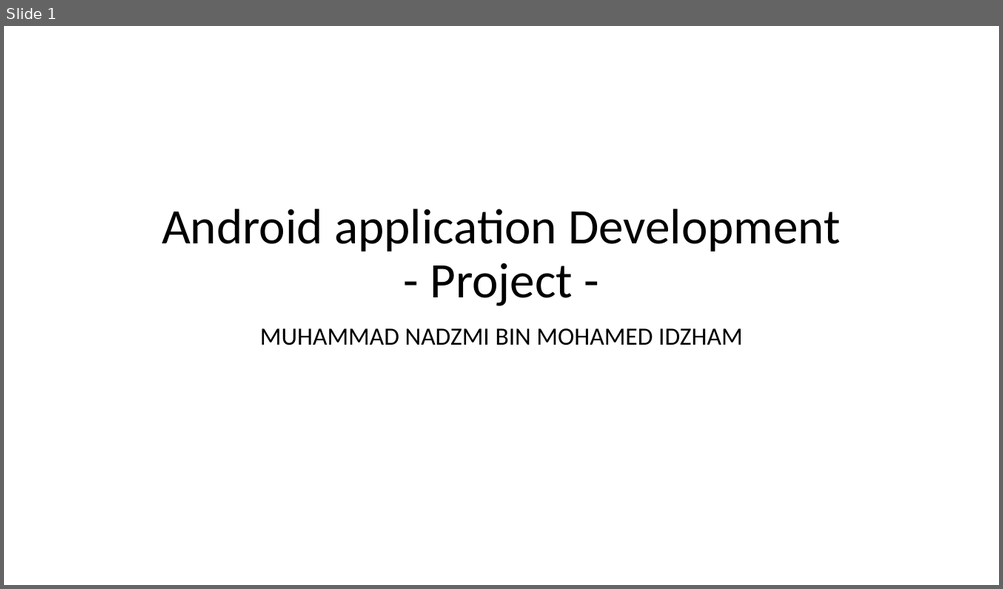
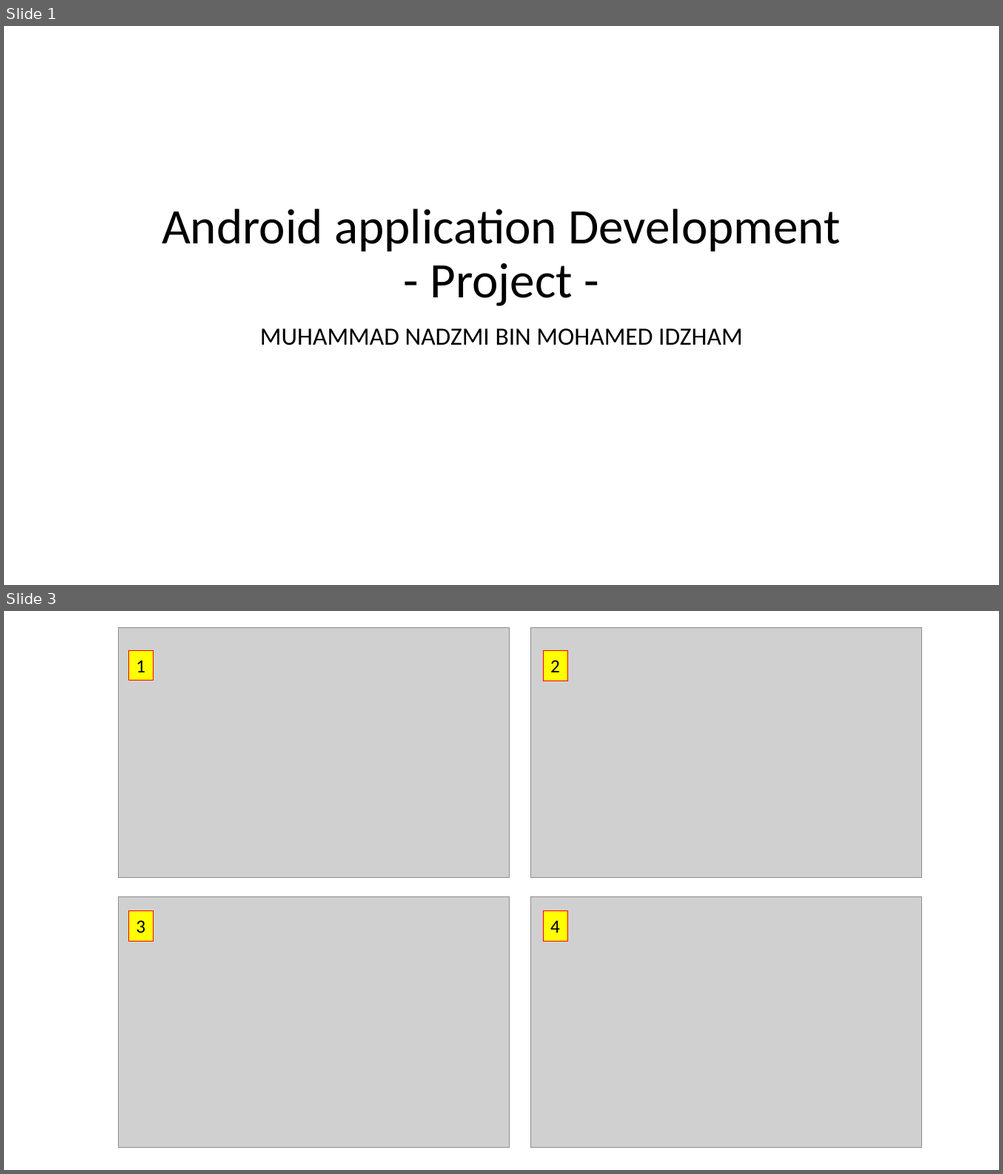
Before and after one commit to Nadzmi-Freelance/Android-Training, a slide deck: presentation/project.pptx. Shown one above the other, each under a label of ours: slide 1 before the commit, slides 1 and 3 after it; the slides between them are not shown. The pictures are 1003x589 and 1003x1174 pixels, drawn with LibreOffice and Linux fonts; fonts in the diff are those of the drawing; grey boxes stand for pictures. Boxes give left, top, right and bottom in pixels: in the first picture for what was removed or moved away, otherwise in the second. Text is boxed around its words. In the diff, an @@ line names an element or a change of style, - is before the commit and + after.

```diff
--- a/presentation/project.pptx
+++ b/presentation/project.pptx
@@ slide 3 added at (4, 611, 999, 1170), background #FFFFFF @@
@@ picture added at (118, 627, 509, 878) @@
@@ picture added at (531, 627, 922, 878) @@
@@ rectangle added at (128, 650, 153, 681), fill #FFFF00, outline #FF0000 0.75 pt, 18 pt, text #000000 @@
+1
@@ rectangle added at (543, 650, 567, 681), fill #FFFF00, outline #FF0000 0.75 pt, 18 pt, text #000000 @@
+2
@@ picture added at (118, 897, 509, 1148) @@
@@ picture added at (531, 897, 922, 1148) @@
@@ rectangle added at (128, 911, 153, 942), fill #FFFF00, outline #FF0000 0.75 pt, 18 pt, text #000000 @@
+3
@@ rectangle added at (543, 911, 567, 942), fill #FFFF00, outline #FF0000 0.75 pt, 18 pt, text #000000 @@
+4
```
Also in this commit, not shown: 2 slides changed, 22 other slides added, 4 slides removed, 3 other files.
